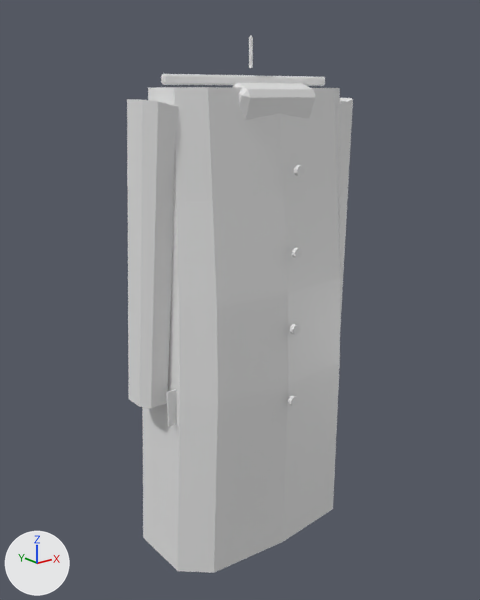
A saved change to the FBX model unity/Assets/Exploration/StyleShop/Models/v3_hanging_coat.fbx.
Both versions are drawn from a 50 mm camera at (-0.944, -1.143, 1.422) aimed at (-0.015, 0.017, 0.958). Lighting does not change. The marker at lower left points along +X, +Y and +Z. The first picture is the older version. Where no turn or scale is listed for an object, it has been applied to the vertices.

Objects in the first picture: 'HC_CoatTag', 'v3_hanging_coat'.
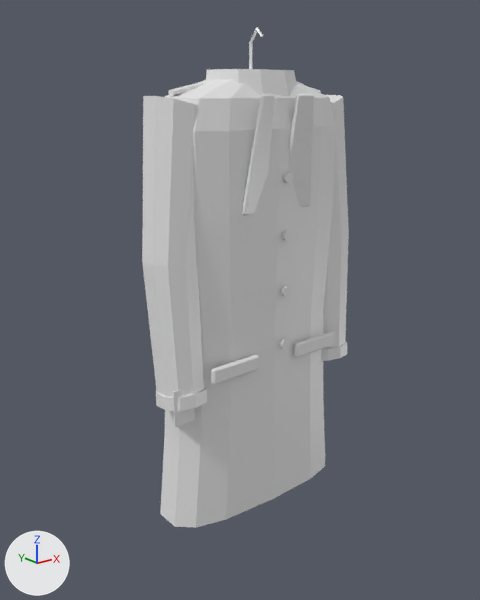
Edits to the bpy script that builds the scene:
```text
Change me_v3_hanging_coat_002:
    remove me_v3_hanging_coat_002.from_pydata(...)  # 238 vertices, 196 faces; spans x -0.306..0.306, y -0.16..0.17, z 0.37..1.535
    add me_v3_hanging_coat_002.from_pydata(...)  # 450 vertices, 360 faces; spans x -0.278..0.278, y -0.123..0.095, z 0.47..1.548
    me_v3_hanging_coat_002 part 1: the loose piece of 20 vertices spanning x -0.01..0.01, y -0.16..-0.15, z 1.259..1.281 is moved by (0.02, 0.054, -0.02)
    me_v3_hanging_coat_002 part 2: the loose piece of 20 vertices spanning x -0.01..0.01, y -0.16..-0.15, z 1.089..1.111 is moved by (0.02, 0.054, 0.025)
    me_v3_hanging_coat_002 part 3: the loose piece of 20 vertices spanning x -0.01..0.01, y -0.16..-0.15, z 0.919..0.941 is moved by (0.02, 0.054, 0.07)
    me_v3_hanging_coat_002 part 4: the loose piece of 20 vertices spanning x -0.01..0.01, y -0.16..-0.15, z 0.749..0.771 is moved by (0.02, 0.054, 0.115)
    me_v3_hanging_coat_002 part 5: the loose piece of 60 vertices spanning x -0.258..0.258, y -0.138..0.17, z 0.37..1.43 is rebuilt with 98 vertices and now spans x -0.246..0.246, y -0.095..0.095, z 0.47..1.45
    me_v3_hanging_coat_002 part 6: the loose piece of 24 vertices spanning x -0.22..0.22, y -0.007..0.007, z 1.435..1.455 is rebuilt with 24 vertices and now spans x -0.201..0.201, y -0.01..0.01, z 1.414..1.466
    me_v3_hanging_coat_002 part 7: the loose piece of 16 vertices spanning x -0.306..-0.198, y -0.052..0.063, z 0.779..1.408 is rebuilt with 30 vertices and now spans x -0.278..-0.131, y -0.085..0.063, z 0.774..1.415
    me_v3_hanging_coat_002 part 8: the loose piece of 16 vertices spanning x 0.198..0.306, y -0.052..0.063, z 0.779..1.408 is rebuilt with 30 vertices and now spans x 0.131..0.278, y -0.085..0.063, z 0.774..1.415
    me_v3_hanging_coat_002 part 9: a new loose piece of 32 vertices spanning x -0.004..0.004, y -0.038..0.004, z 1.46..1.548, in mat_sqa_steel (white #e7e7e7)
    me_v3_hanging_coat_002 part 10: a new loose piece of 24 vertices spanning x -0.107..0.107, y -0.083..0.073, z 1.41..1.465, in mat_sqa_clothslate (white #e7e7e7)
    me_v3_hanging_coat_002 part 11: a new loose piece of 24 vertices spanning x -0.185..-0.055, y -0.107..-0.091, z 0.833..0.868, in mat_sqa_clothslate (white #e7e7e7)
    me_v3_hanging_coat_002 part 12: a new loose piece of 24 vertices spanning x 0.055..0.185, y -0.105..-0.093, z 0.833..0.868, in mat_sqa_clothslate (white #e7e7e7)
    me_v3_hanging_coat_002 part 13: a new loose piece of 22 vertices spanning x -0.096..-0.022, y -0.123..-0.069, z 1.181..1.419, in mat_sqa_clothslate (white #e7e7e7)
    me_v3_hanging_coat_002 part 14: a new loose piece of 22 vertices spanning x 0.022..0.096, y -0.123..-0.069, z 1.181..1.419, in mat_sqa_clothslate (white #e7e7e7)
    me_v3_hanging_coat_002 part 15: a new loose piece of 20 vertices spanning x -0.272..-0.168, y -0.092..0.02, z 0.773..0.817, in mat_sqa_clothcharcoal (white #e7e7e7)
    me_v3_hanging_coat_002 part 16: a new loose piece of 20 vertices spanning x 0.168..0.272, y -0.092..0.02, z 0.773..0.817, in mat_sqa_clothcharcoal (white #e7e7e7)
    me_v3_hanging_coat_002 part 17
    42 vertices are removed from x -0.1..0.1, y -0.106..0.004, z 1.361..1.535
    50 faces are deleted
    add me_v3_hanging_coat_002.materials.append(mat_sqa_clothcharcoal)  # white #e7e7e7
Change ob_hc_coattag:
    ob_hc_coattag.location: (-0.24, -0.05, 0.78) -> (-0.24, -0.075, 0.79)
```

Where the change shows, as pixel boxes (x1, y1, x2, y2) in the pictures (480 x 600 px; the box of a moved part takes in the faces that stretch with it):
'v3_hanging_coat', reshaped (8% narrower, 7% shorter): before (127, 35, 353, 573); after (142, 27, 349, 528)
'HC_CoatTag', moved: before (167, 389, 176, 427); after (173, 390, 195, 427)
part 1 of me_v3_hanging_coat_002, moved or reshaped: before (294, 165, 305, 176); after (283, 172, 293, 183)
part 2 of me_v3_hanging_coat_002, moved or reshaped: before (292, 247, 302, 259); after (282, 231, 292, 241)
part 3 of me_v3_hanging_coat_002, moved or reshaped: before (290, 324, 300, 335); after (281, 286, 290, 296)
part 4 of me_v3_hanging_coat_002, moved or reshaped: before (288, 396, 298, 406); after (280, 339, 289, 349)
part 5 of me_v3_hanging_coat_002, rebuilt (12% narrower, 8% shorter): before (142, 87, 341, 573); after (160, 79, 336, 528)
part 6 of me_v3_hanging_coat_002, rebuilt: before (161, 74, 325, 86); after (168, 80, 321, 96)
part 7 of me_v3_hanging_coat_002, rebuilt (19% wider): before (127, 99, 179, 408); after (142, 96, 204, 397)
part 8 of me_v3_hanging_coat_002, rebuilt: before (339, 98, 353, 328); after (323, 95, 349, 349)
part 9 of me_v3_hanging_coat_002, added: after (249, 27, 263, 69)
part 10 of me_v3_hanging_coat_002, added: after (206, 69, 297, 97)
part 11 of me_v3_hanging_coat_002, added: after (211, 355, 259, 384)
part 12 of me_v3_hanging_coat_002, added: after (294, 331, 335, 357)
part 13 of me_v3_hanging_coat_002, added: after (242, 94, 274, 215)
part 14 of me_v3_hanging_coat_002, added: after (289, 93, 314, 207)
part 15 of me_v3_hanging_coat_002, added: after (156, 387, 207, 411)
part 16 of me_v3_hanging_coat_002, added: after (321, 341, 347, 361)
part 17 of me_v3_hanging_coat_002, deleted: before (233, 35, 316, 120)
